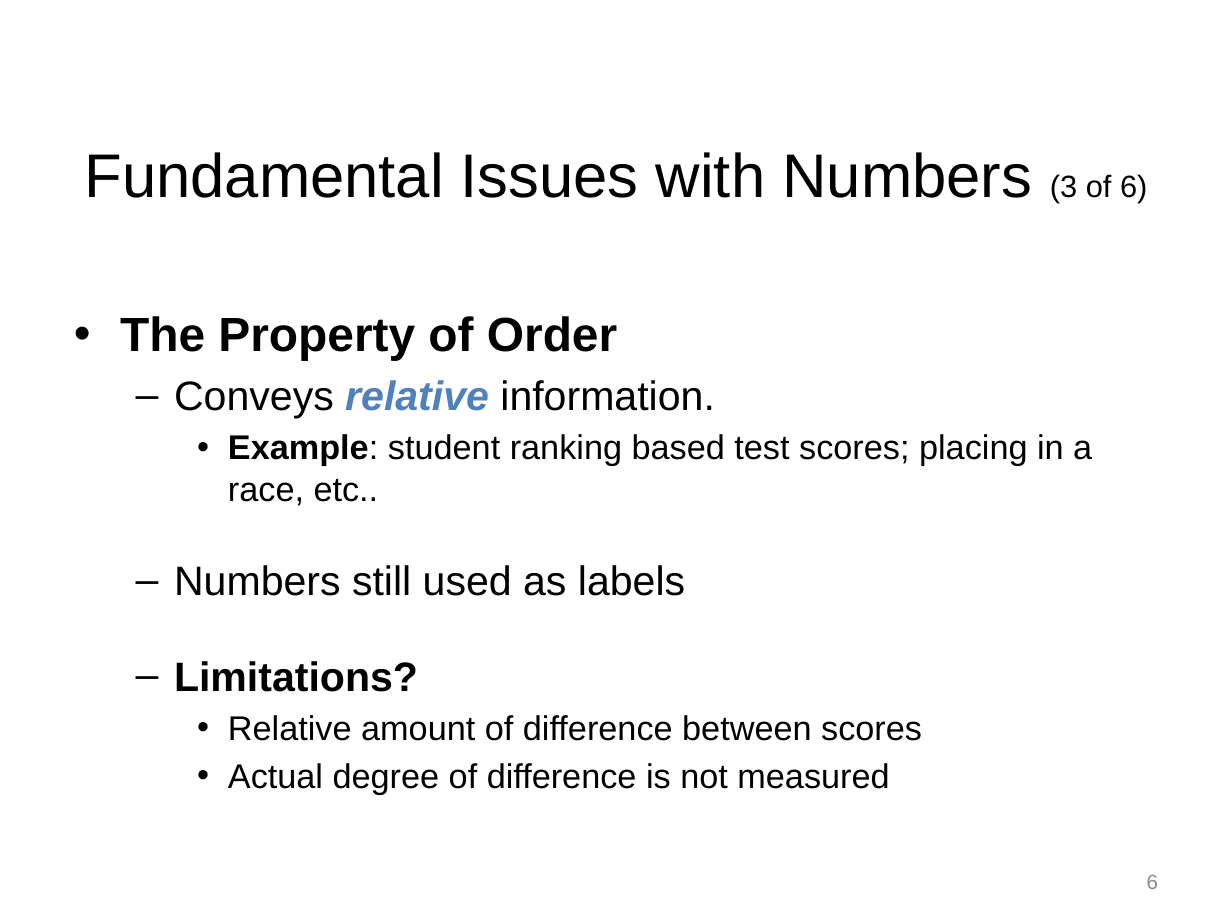
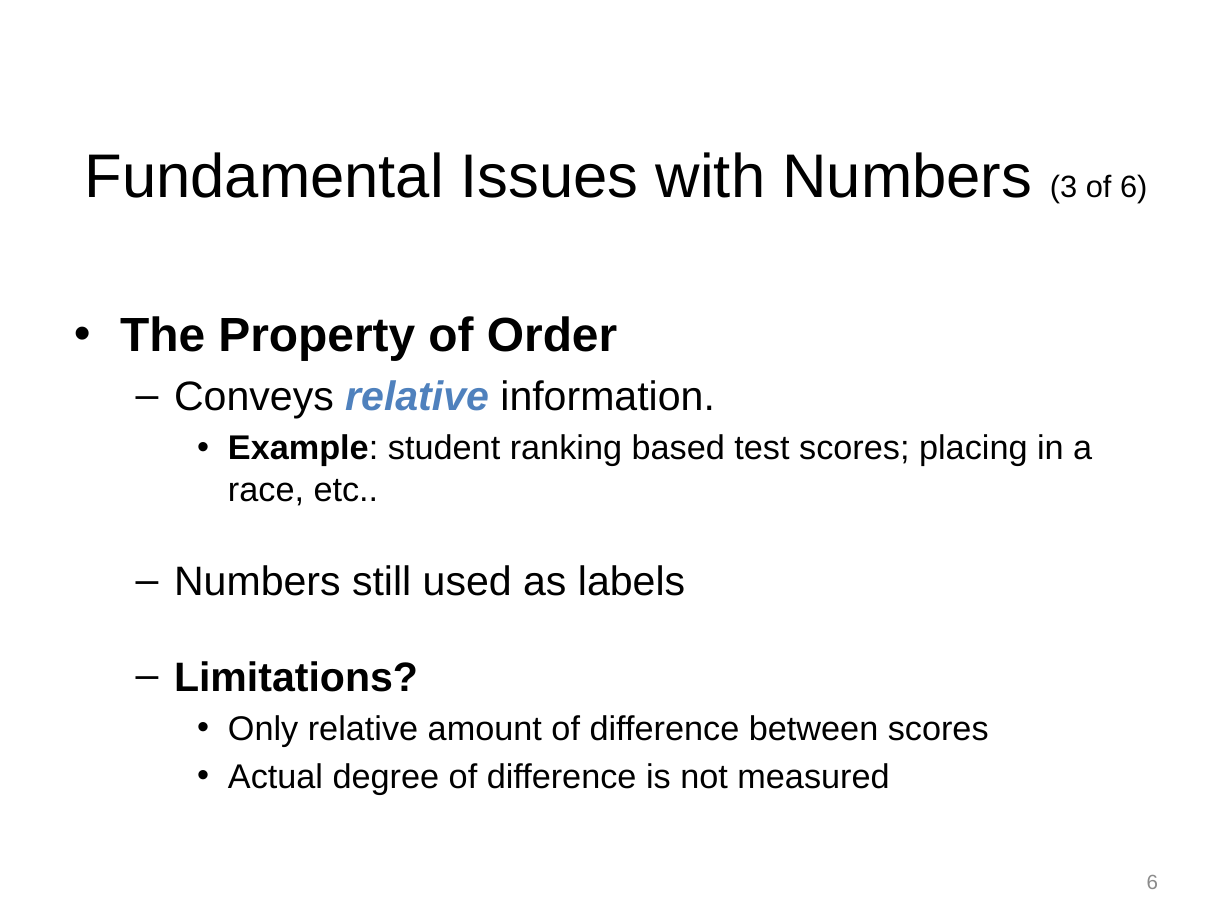
Before and after one commit to npm27/Teaching-Materials, a slide deck: slide 6 of Tests and Eval/Slides/2 Chapter 2.pptx. Drawn at 1232x924 pixels with LibreOffice and Linux fonts; fonts in the diff are those of the drawing. Boxes give left, top, right and bottom in pixels: in the first picture for what was removed or moved away, otherwise in the second. Text is boxed around its words. In the diff, an @@ line names an element or a change of style, - is before the commit and + after.

```diff
--- a/Tests and Eval/Slides/2 Chapter 2.pptx
+++ b/Tests and Eval/Slides/2 Chapter 2.pptx
@@ text at [228, 715, 989, 747]: text changed @@
-    • Relative amount of difference between scores
+    • Only relative amount of difference between scores
```
Also in this commit, not shown: 9 other slides changed, 3 other files.
